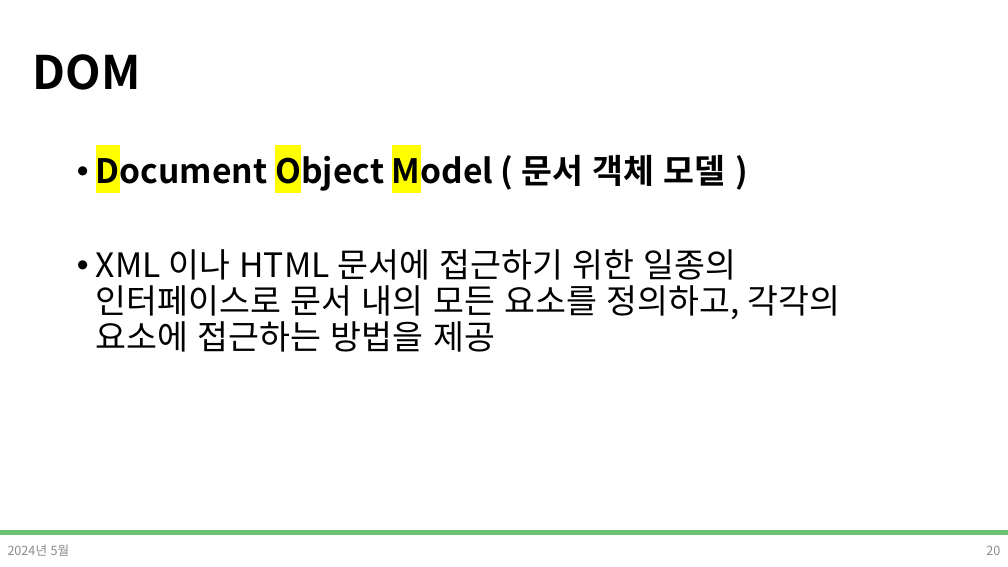
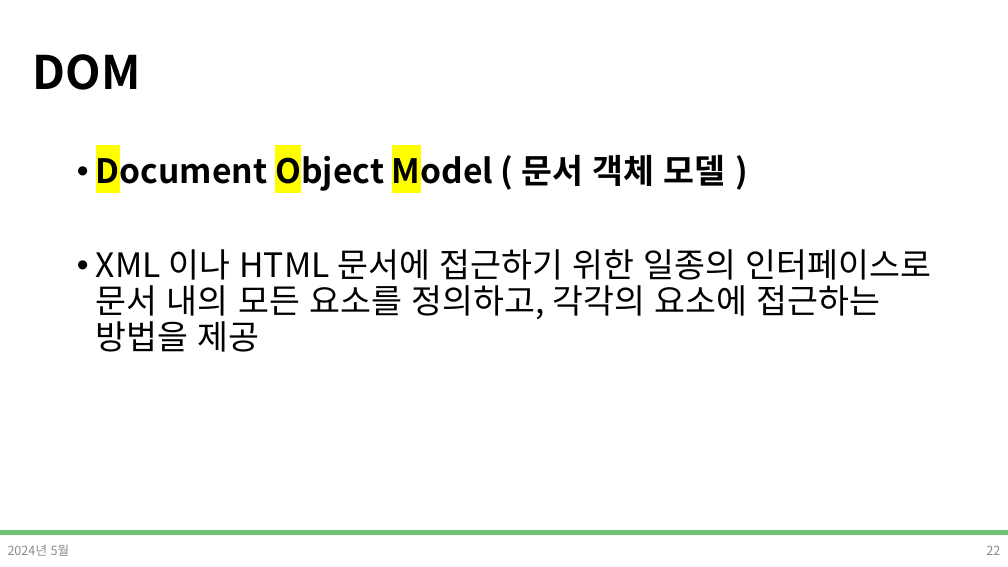
Before and after one commit to DevDamon0527/SeSAC_Yeongdeungpo_Campus_6th, a slide deck: slide 22 of material/[SeSAC_YDP_6] 04_2_Javascript_표준객체,DOM.pptx (slide 20 before the commit). Drawn at 1008x567 pixels with LibreOffice and Linux fonts; fonts in the diff are those of the drawing; background and template pictures are left out. Boxes give left, top, right and bottom in pixels: in the first picture for what was removed or moved away, otherwise in the second. Text is boxed around its words. In the diff, an @@ line names an element or a change of style, - is before the commit and + after.

```diff
--- a/material/[SeSAC_YDP_6] 04_2_Javascript_표준객체,DOM.pptx
+++ b/material/[SeSAC_YDP_6] 04_2_Javascript_표준객체,DOM.pptx
@@ text "Document Object Model ( 문서 ..." rewrapped from <box>96,149,841,352</box> to <box>96,149,931,352</box> @@
@@ page number at <box>986,546,1000,555</box>: text changed @@
-20
+22
```
Also in this commit, not shown: 1 other slide changed, 17 slides added, 7 other files.
